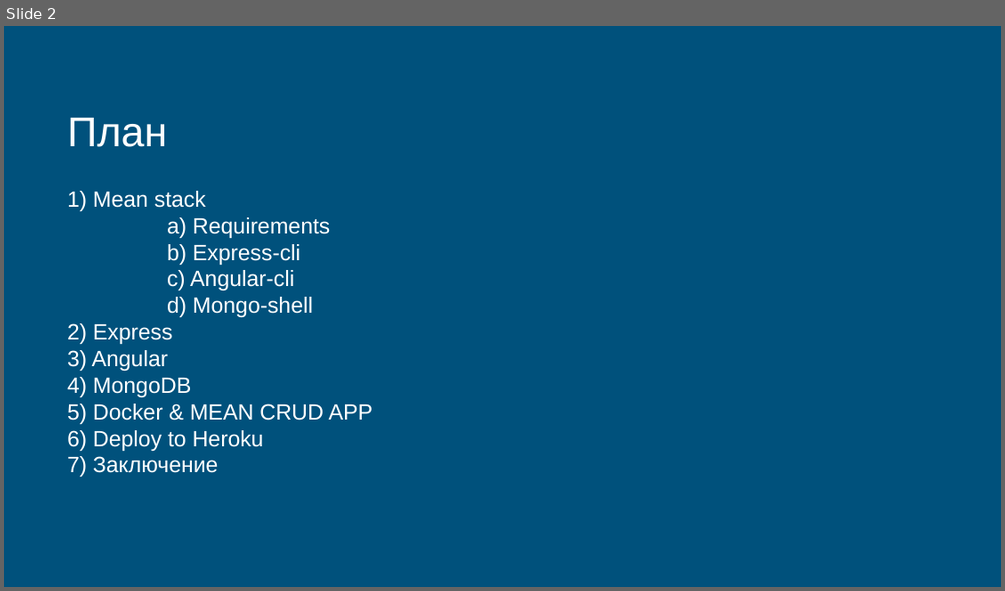
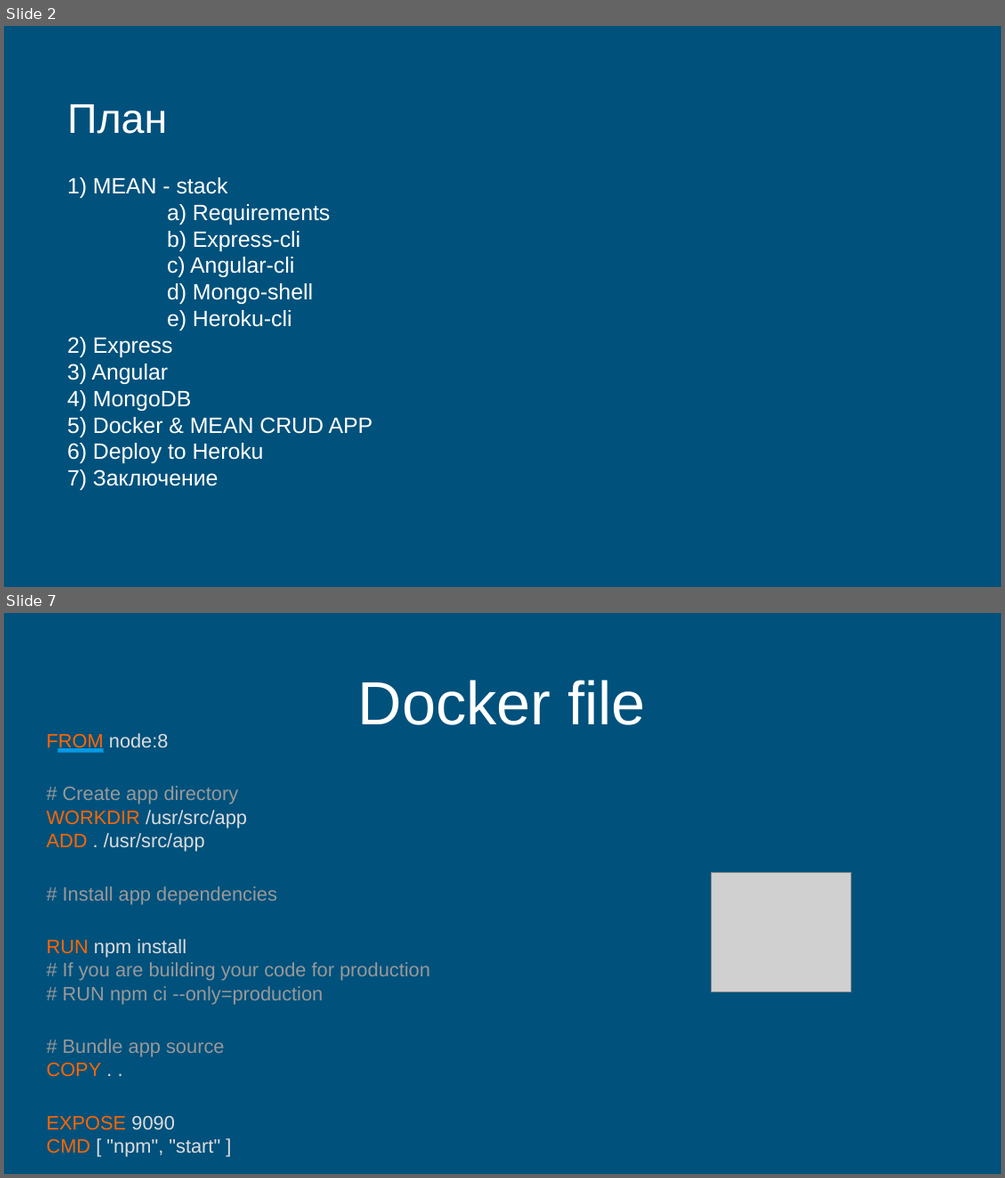
Before and after one commit to keylink/mean-stack, a slide deck: docs/mean.pptx. Shown one above the other, each under a label of ours: slide 2 before the commit, slides 2 and 7 after it; the slides between them are not shown. The pictures are 1005x591 and 1005x1178 pixels, drawn with LibreOffice and Linux fonts; fonts in the diff are those of the drawing; grey boxes stand for pictures. Boxes give left, top, right and bottom in pixels: in the first picture for what was removed or moved away, otherwise in the second. Text is boxed around its words. In the diff, an @@ line names an element or a change of style, - is before the commit and + after.

```diff
--- a/docs/mean.pptx
+++ b/docs/mean.pptx
@@ slide 7 added at (4,613,1001,1174), background #00517C @@
@@ text added at (358,680,646,725), 44 pt, text #FFFFFF @@
+Docker file
@@ text added at (47,733,430,1157), 14 pt, text #999999 @@
+FROM node:8
+# Create app directory
+WORKDIR /usr/src/app
+ADD . /usr/src/app
+# Install app dependencies
+RUN npm install
+# If you are building your code for production
+# RUN npm ci --only=production
+# Bundle app source
+COPY . .
+EXPOSE 9090
+CMD [ "npm", "start" ]
@@ line added from (57, 751) to (104, 751), #039BE5 3 pt @@
@@ picture added at (711,872,850,992) @@
@@ slide 2 changed as well @@
@@ text at (67,177,228,198): text changed @@
-1) Mean stack
+1) MEAN - stack
@@ text at (167,310,292,330): paragraph added @@
+e) Heroku-cli
```
Also in this commit, not shown: 1 other slide changed, 16 other slides added, 34 slides removed, 3 other files.
